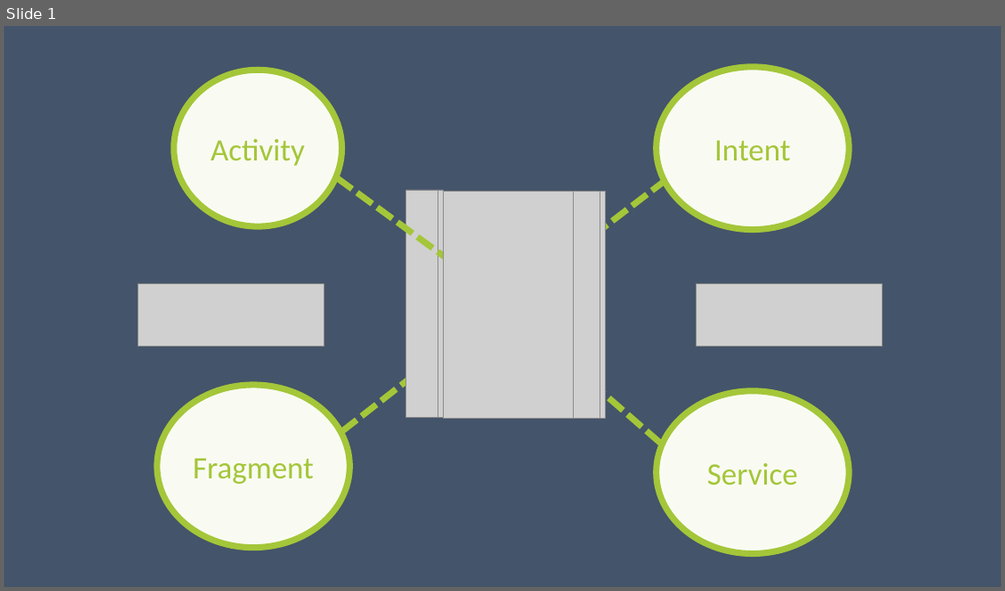
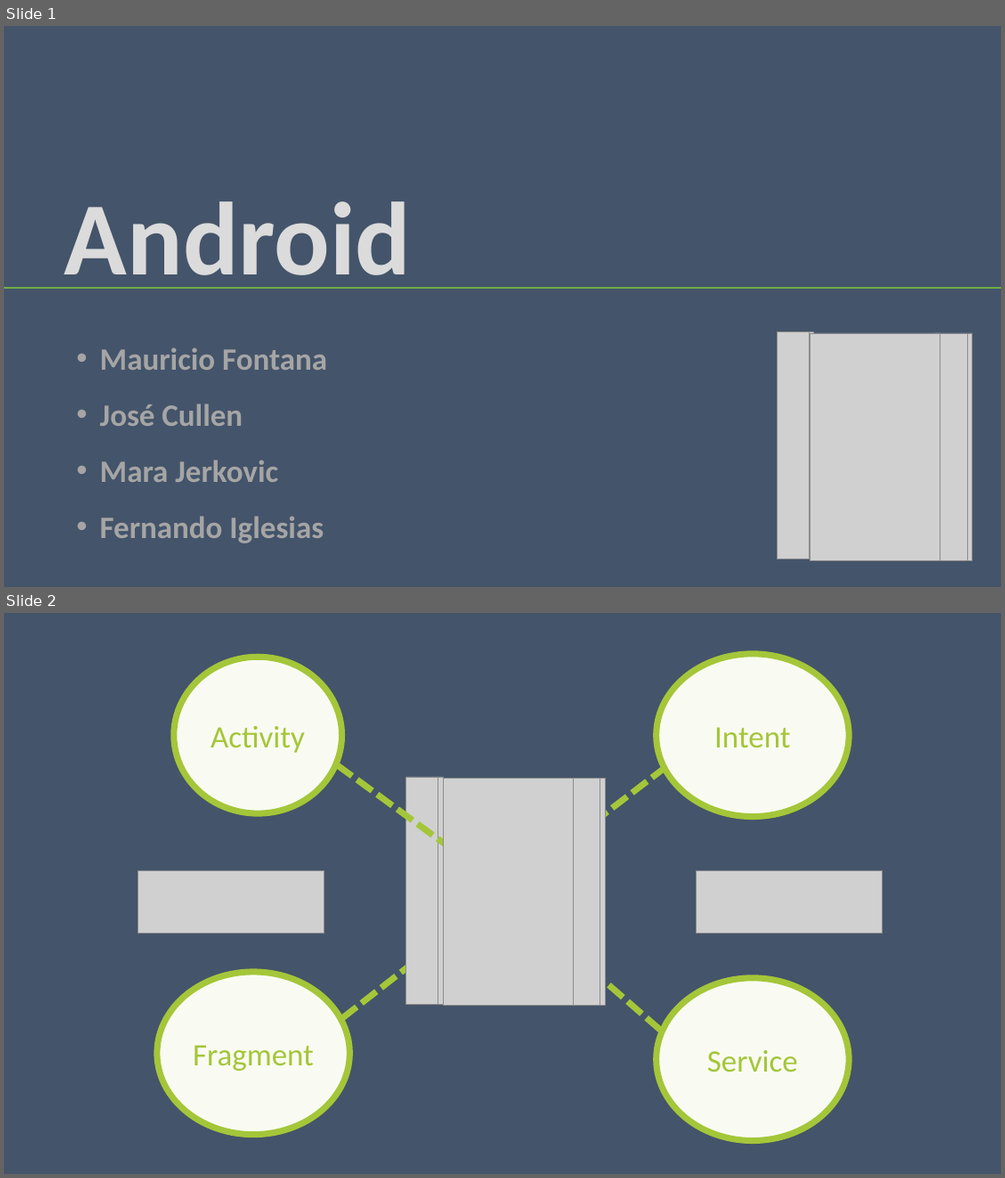
Before and after one commit to josecullen/android, a slide deck: Intro Android.pptx. Shown one above the other, each under a label of ours: slide 1 before the commit, slides 1 and 2 after it. The pictures are 1005x591 and 1005x1178 pixels, drawn with LibreOffice and Linux fonts; fonts in the diff are those of the drawing; grey boxes stand for pictures; background and template pictures are left out. Boxes give left, top, right and bottom in pixels: in the first picture for what was removed or moved away, otherwise in the second. Text is boxed around its words. In the diff, an @@ line names an element or a change of style, - is before the commit and + after.

```diff
--- a/Intro Android.pptx
+++ b/Intro Android.pptx
@@ slide 1 added at <box>4,26,1001,587</box>, background #44546A @@
@@ text added at <box>65,201,411,289</box>, 100 pt, text pattern #A5A5A5 on #DBDBDB, bold @@
+Android
@@ line added from (4, 288) to (1001, 288), #70AD47 1.5 pt @@
@@ group added at <box>777,332,972,561</box>: 5 pictures @@
@@ text added at <box>100,347,327,543</box>, 30 pt, text #A5A5A5, bold @@
+• Mauricio Fontana
+• José Cullen
+• Mara Jerkovic
+• Fernando Iglesias
@@ what was slide 1 is now slide 2 @@
```
Also in this commit, not shown: 4 slides changed.
